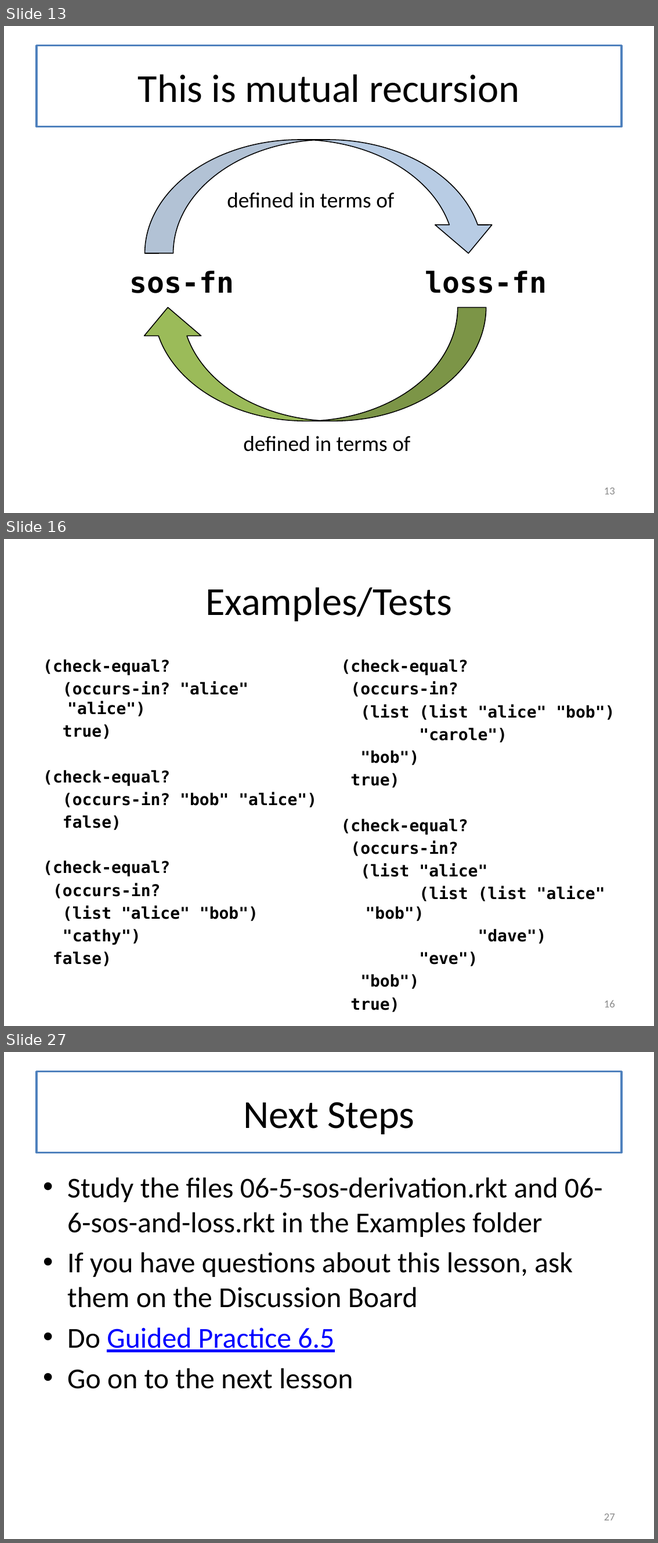
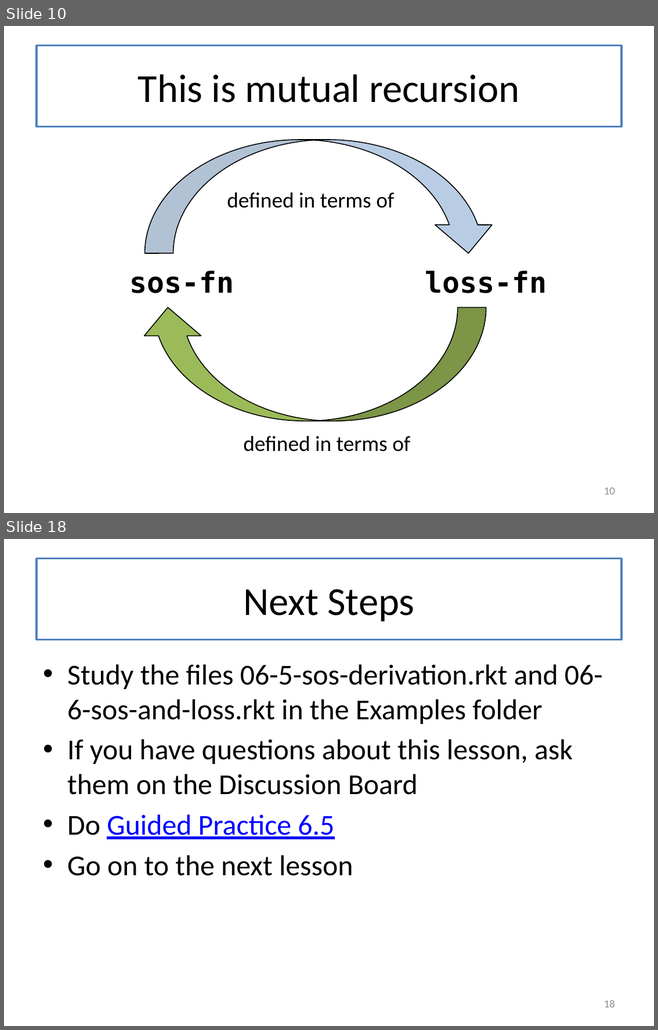
Before and after one commit to mwand/cs5010f16, a slide deck: Slides/Lesson 6.6 Halting Functions for Tree-Like Structures.pptx. Shown one above the other, each under a label of ours: slides 13, 16 and 27 before the commit, slides 10 and 18 after it; the slides between them are not shown. The pictures are 658x1543 and 658x1030 pixels, drawn with LibreOffice and Linux fonts; fonts in the diff are those of the drawing. Boxes give left, top, right and bottom in pixels: in the first picture for what was removed or moved away, otherwise in the second. Text is boxed around its words. In the diff, an @@ line names an element or a change of style, - is before the commit and + after.

```diff
--- a/Slides/Lesson 6.6 Halting Functions for Tree-Like Structures.pptx
+++ b/Slides/Lesson 6.6 Halting Functions for Tree-Like Structures.pptx
@@ slide 16 removed at (x1=4, y1=539, x2=654, y2=1026), background #FFFFFF @@
@@ title removed at (x1=36, y1=559, x2=621, y2=640) @@
-Examples/Tests
@@ text removed at (x1=43, y1=659, x2=317, y2=966) @@
-(check-equal?
-(occurs-in? "alice" "alice")
-true)
-(check-equal?
-(occurs-in? "bob" "alice")
-false)
-(check-equal?
-(occurs-in?
-(list "alice" "bob")
-"cathy")
-false)
@@ text removed at (x1=341, y1=659, x2=614, y2=1012) @@
-(check-equal?
-(occurs-in?
-(list (list "alice" "bob")
-"carole")
-"bob")
-true)
-(check-equal?
-(occurs-in?
-(list "alice"
-(list (list "alice" "bob")
-"dave")
-"eve")
-"bob")
-true)
@@ page number removed at (x1=604, y1=1000, x2=615, y2=1008) @@
-16
@@ what was slide 13 is now slide 10 @@
@@ page number at (x1=604, y1=488, x2=615, y2=495): text changed @@
-13
+10
@@ what was slide 27 is now slide 18 @@
@@ page number at (x1=604, y1=1000, x2=615, y2=1008): text changed @@
-27
+18
```
Also in this commit, not shown: 4 slides changed, 10 slides added, 18 other slides removed.
